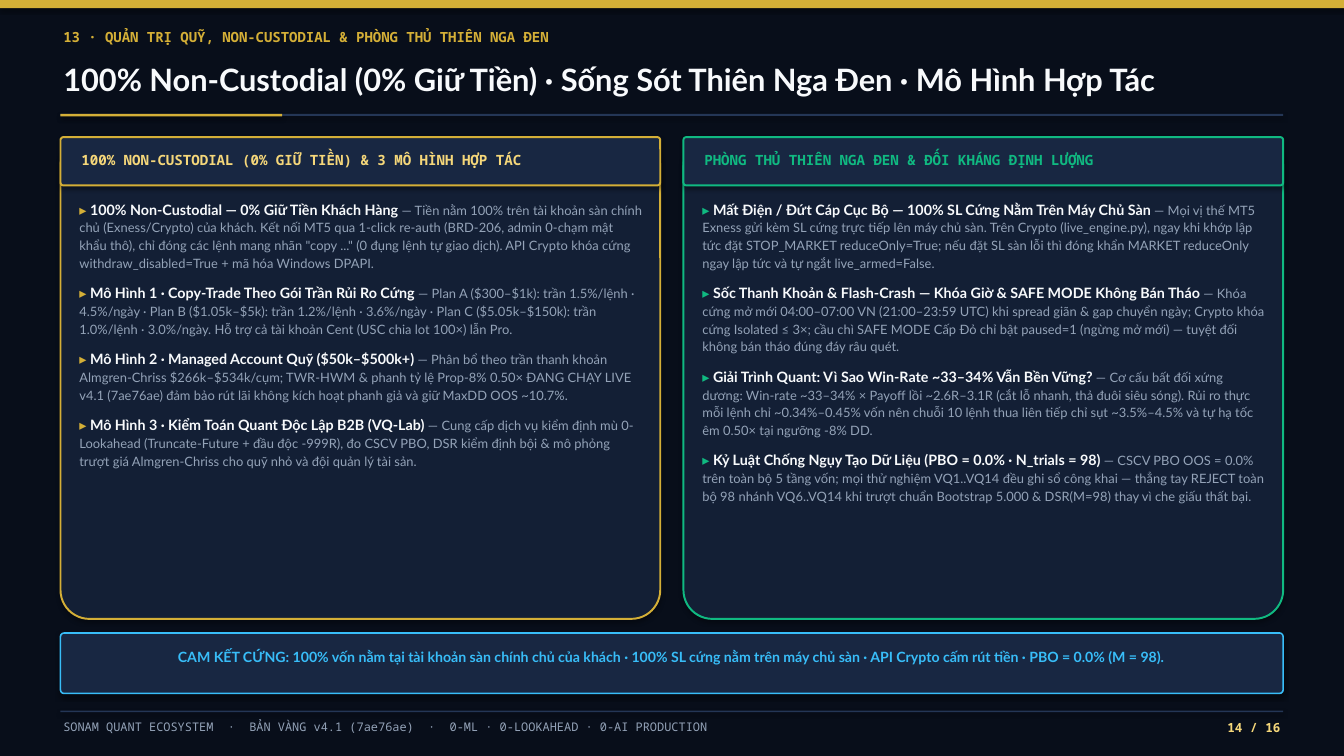
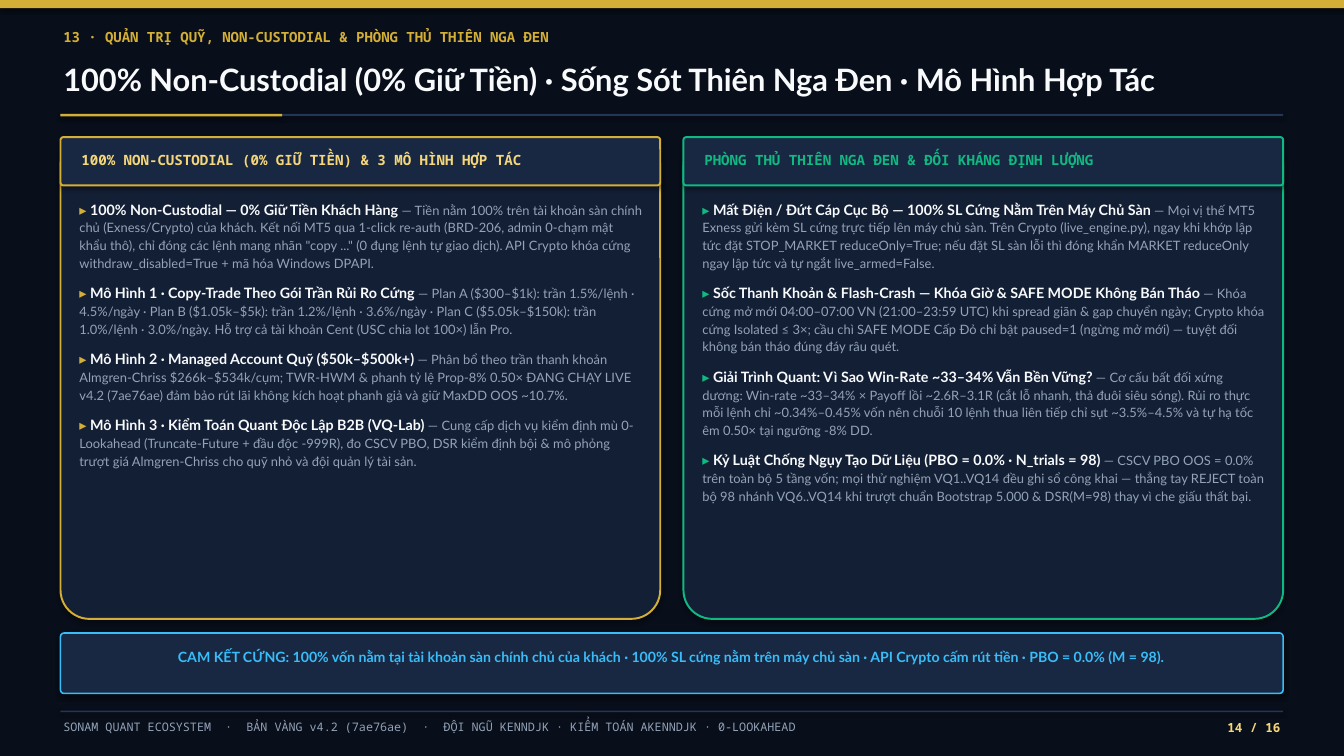
Before and after one commit to kenndjk0412-maker/sonam-quant, a slide deck: slide 14 of Sonam-Quant-Golden-Deck.pptx. Drawn at 1344x756 pixels with LibreOffice and Linux fonts; fonts in the diff are those of the drawing. Boxes give left, top, right and bottom in pixels: in the first picture for what was removed or moved away, otherwise in the second. Text is boxed around its words. In the diff, an @@ line names an element or a change of style, - is before the commit and + after.

Commit message:
Golden Edition v4.2 (7ae76ae) — Pure Quant Institutional Edition (Kenndjk & Akenndjk, 0 AI jargon)

```diff
--- a/Sonam-Quant-Golden-Deck.pptx
+++ b/Sonam-Quant-Golden-Deck.pptx
@@ text at bbox=[79, 352, 631, 402]: text changed @@
-▸ Mô Hình 2 · Managed Account Quỹ ($50k–$500k+) — Phân bổ theo trần thanh khoản Almgren-Chriss $266k–$534k/cụm; TWR-HWM & phanh tỷ lệ Prop-8% 0.50× ĐANG CHẠY LIVE v4.1 (7ae76ae) đảm bảo rút lãi không kích hoạt phanh giả và giữ MaxDD OOS ~10.7%.
+▸ Mô Hình 2 · Managed Account Quỹ ($50k–$500k+) — Phân bổ theo trần thanh khoản Almgren-Chriss $266k–$534k/cụm; TWR-HWM & phanh tỷ lệ Prop-8% 0.50× ĐANG CHẠY LIVE v4.2 (7ae76ae) đảm bảo rút lãi không kích hoạt phanh giả và giữ MaxDD OOS ~10.7%.
@@ text at bbox=[63, 720, 795, 733]: text changed; size 8.5 to 8.4 pt @@
-SONAM QUANT ECOSYSTEM · BẢN VÀNG v4.1 (7ae76ae) · 0-ML · 0-LOOKAHEAD · 0-AI PRODUCTION
+SONAM QUANT ECOSYSTEM · BẢN VÀNG v4.2 (7ae76ae) · ĐỘI NGŨ KENNDJK · KIỂM TOÁN AKENNDJK · 0-LOOKAHEAD
```
Also in this commit, not shown: 15 other slides changed, 4 other files.
